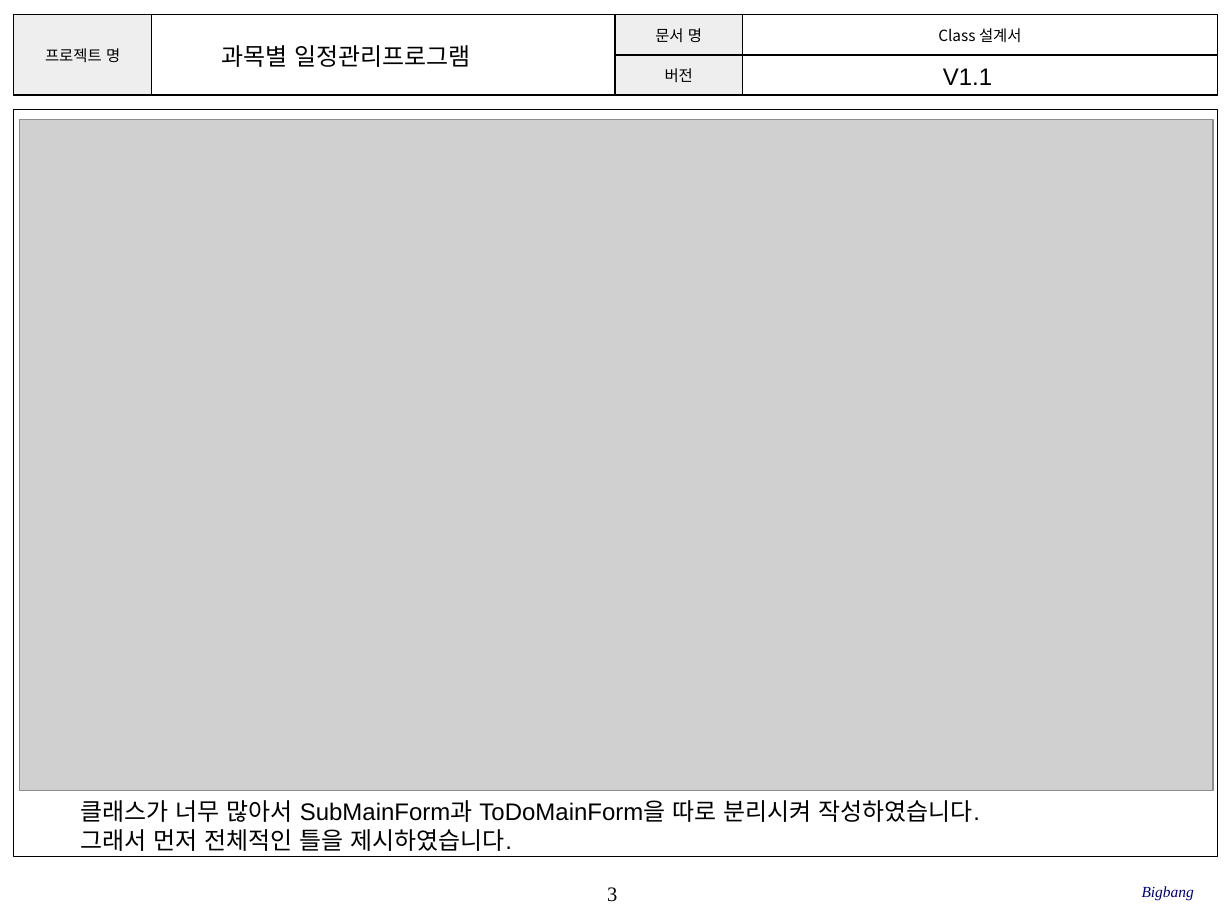
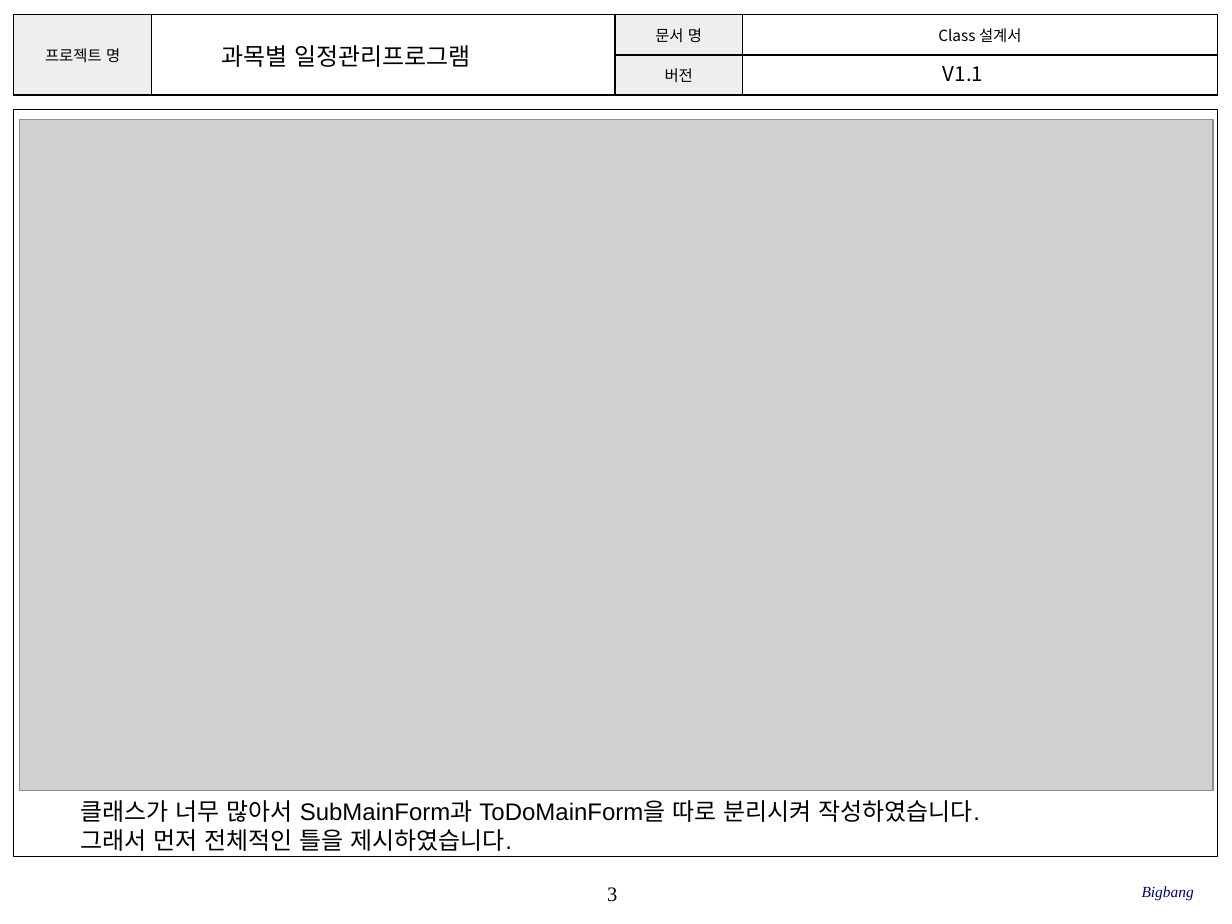
Before and after one commit to SE-admin/SE2017_1_bigbang, a slide deck: slide 3 of doc/3_ 설계서/Class Design.pptx. Drawn at 1232x924 pixels with LibreOffice and Linux fonts; fonts in the diff are those of the drawing; grey boxes stand for pictures; background and template pictures are left out. Boxes give left, top, right and bottom in pixels: in the first picture for what was removed or moved away, otherwise in the second. Text is boxed around its words. In the diff, an @@ line names an element or a change of style, - is before the commit and + after.

Commit message:
Class Design.pptx 수정 양식 수정

```diff
--- a/doc/3_ 설계서/Class Design.pptx
+++ b/doc/3_ 설계서/Class Design.pptx
@@ text "V1.1" at <box>943,66,983,81</box>: size 14 to 12 pt, font Arial to Noto Sans CJK KR @@
```
Also in this commit, not shown: 2 other slides changed.
